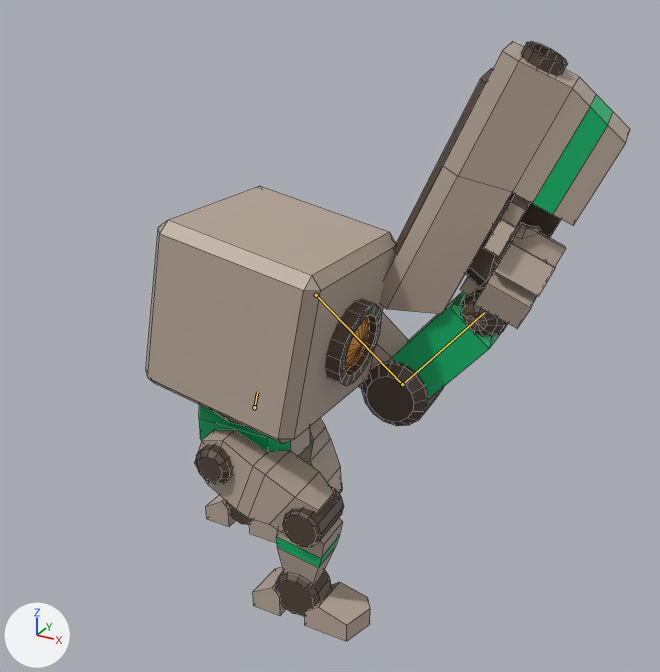
An edit to the FBX model Assets/Exports/SmallBot.fbx, drawn before and after from the same camera.
Camera for both pictures: a 50 mm camera at (0.78, -3.62, 3.3) aimed at (-1.32, 0.2, 1.39). The axes (+X, +Y, +Z) are drawn at lower left. The lights are the same throughout. Both versions are drawn at frame 80 of the action 'SmallBot_Arma|SmallBot_Spawn'; the numbers are the values there. The bones that change are drawn over the model as lines. Mesh edges are drawn as thin lines.

In view in the first picture: 'SmallBot'.
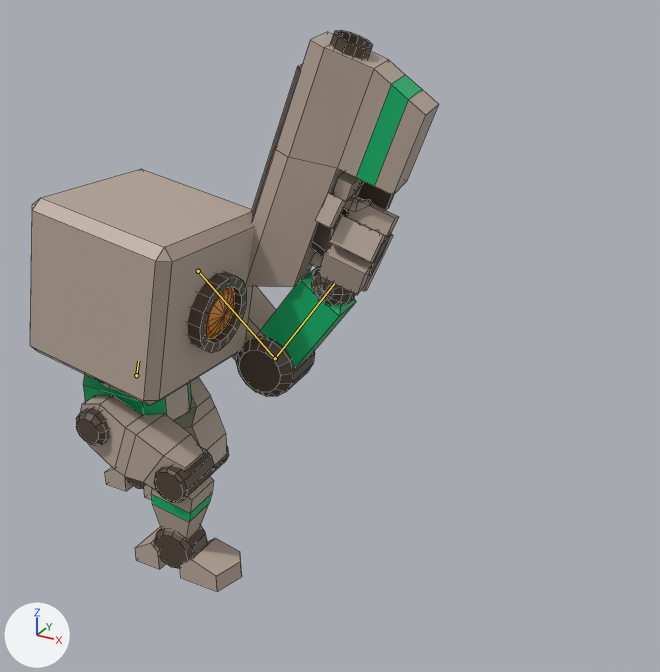
The change in detail:
Bone 'Torso' (bone_torso) moves from (-1.648, -0.341, 0.029) to (-2.451, -0.341, 0.029).
Bone 'Bicep' (bone_bicep) turns from (-30, 3, -87) to (-33, 3, -87) degrees about its own x, y and z.
Bone 'Forearm' (bone_forearm) turns from (89, 0, 0) to (96, 0, 0) degrees about its own x, y and z.

Location of each change, (x1, y1, x2, y2) in pixels of the pictures (660 x 672 px):
'SmallBot', posed (15% narrower, 6% shorter)
    before: (146, 41, 630, 641)
    after: (30, 30, 439, 591)
bone 'Torso', root to tip
    before: (254, 407) to (257, 392)
    after: (136, 375) to (138, 361)
bone 'Bicep', root to tip
    before: (316, 295) to (402, 384)
    after: (198, 271) to (275, 358)
bone 'Forearm', root to tip
    before: (402, 384) to (484, 312)
    after: (275, 358) to (334, 283)
